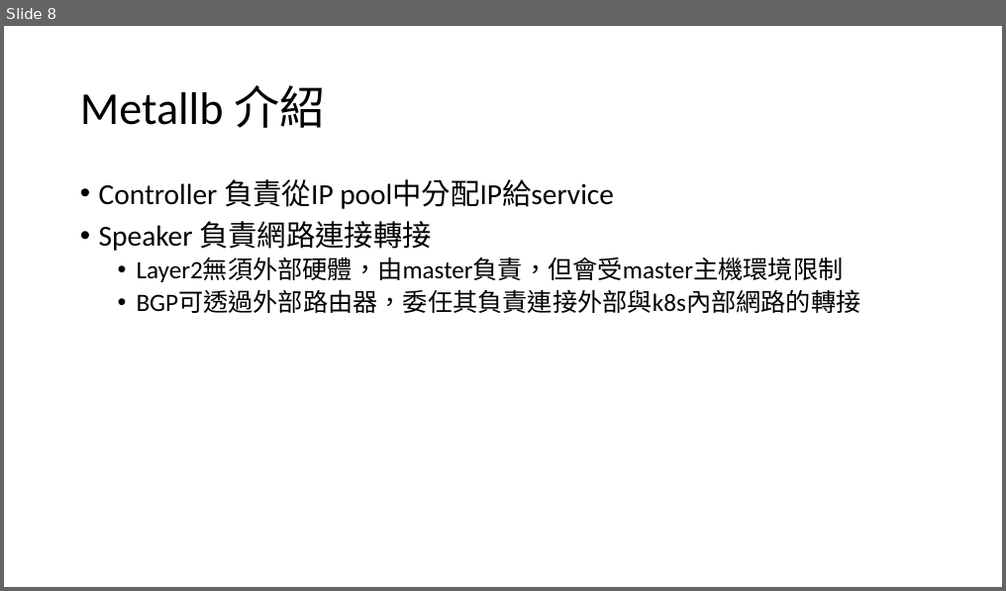
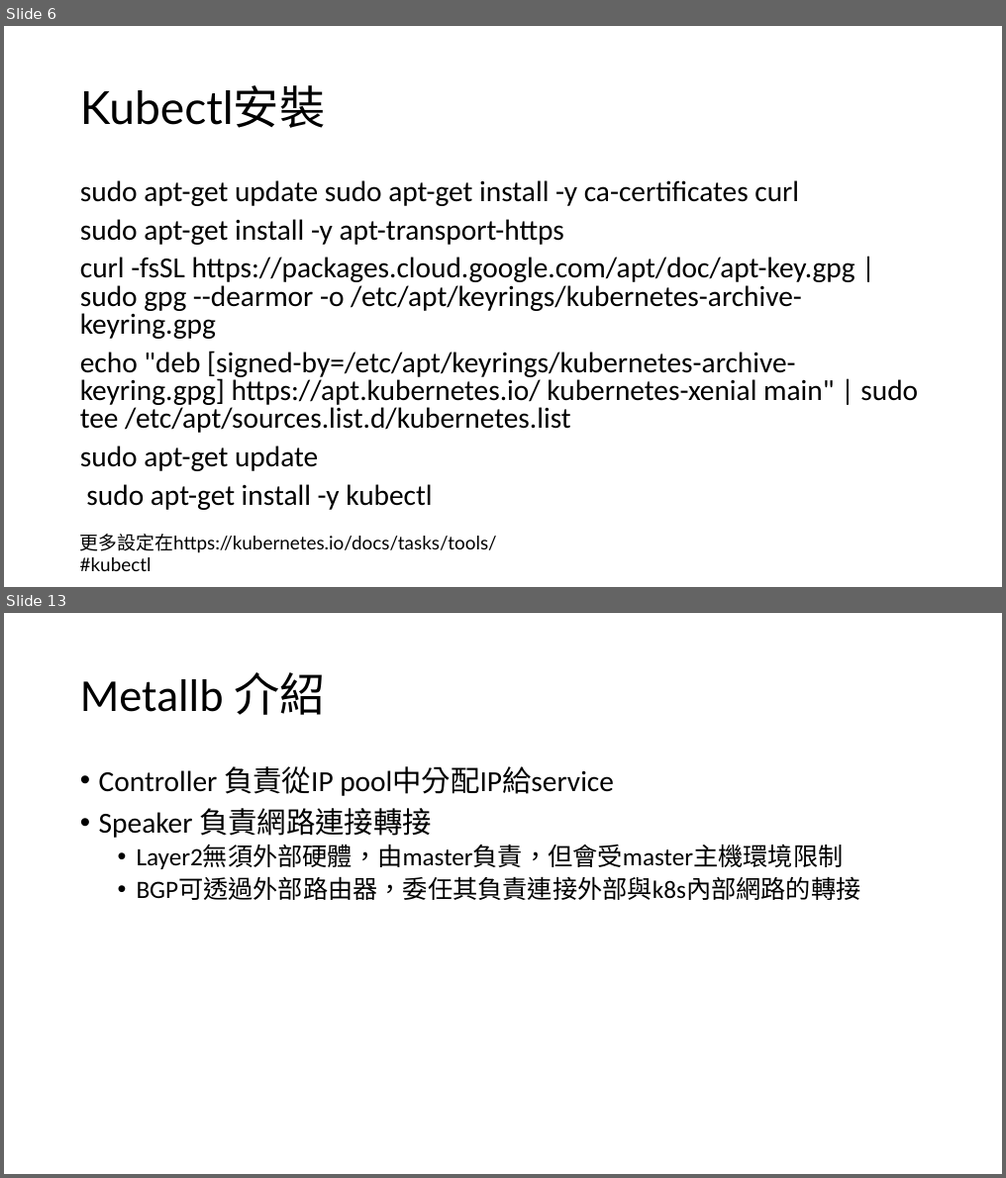
Before and after one commit to 0yukali0/k8sInkind, a slide deck: 110雲端運算研一k8s體驗.pptx. Shown one above the other, each under a label of ours: slide 8 before the commit, slides 6 and 13 after it; the slides between them are not shown. The pictures are 1006x591 and 1006x1178 pixels, drawn with LibreOffice and Linux fonts; fonts in the diff are those of the drawing. Boxes give left, top, right and bottom in pixels: in the first picture for what was removed or moved away, otherwise in the second. Text is boxed around its words. In the diff, an @@ line names an element or a change of style, - is before the commit and + after.

```diff
--- a/110雲端運算研一k8s體驗.pptx
+++ b/110雲端運算研一k8s體驗.pptx
@@ slide 6 added at [4,26,1002,587], background #FFFFFF @@
@@ title added at [80,85,326,128], 44 pt, text #000000 @@
+Kubectl安裝
@@ text added at [80,180,918,510], 28 pt, text #000000 @@
+sudo apt-get update sudo apt-get install -y ca-certificates curl
+sudo apt-get install -y apt-transport-https
+curl -fsSL https://packages.cloud.google.com/apt/doc/apt-key.gpg | sudo gpg --dearmor -o /etc/apt/keyrings/kubernetes-archive-keyring.gpg
+echo "deb [signed-by=/etc/apt/keyrings/kubernetes-archive-keyring.gpg] https://apt.kubernetes.io/ kubernetes-xenial main" | sudo tee /etc/apt/sources.list.d/kubernetes.list
+sudo apt-get update
+sudo apt-get install -y kubectl
@@ text added at [80,534,497,554], 18 pt, text #000000 @@
+更多設定在https://kubernetes.io/docs/tasks/tools/#kubectl
@@ what was slide 8 is now slide 13 @@
```
Also in this commit, not shown: 5 slides changed, 15 other slides added, 6 slides removed, 11 other files.
